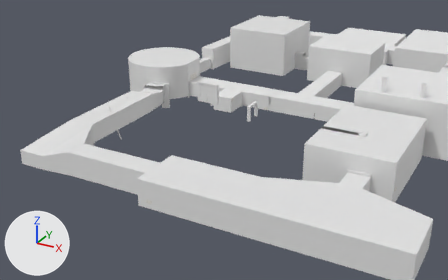
One commit to the Blender file Assets/Scenes/Asylum.blend: the scene before it, then after it.
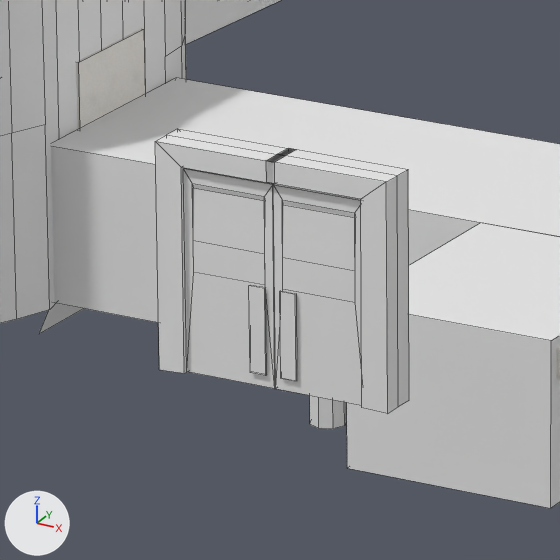
Each version is shown from a 50 mm camera at (62.9, -119.6, 48.1) aimed at (9.5, -22.5, -0.4), then close up on the part from 41% to 52% of the width and 25% to 42% of the height. Lighting does not change. The marker at lower left points along +X, +Y and +Z. The close-ups show mesh edges as thin lines.

Objects in the first close-up: 'ARCH.004', 'Cube.001', 'Cylinder', 'Cylinder.001', 'Cylinder.002', 'DoubleDoors_Door1', 'DoubleDoors_Door1.001', 'VENT.002'.
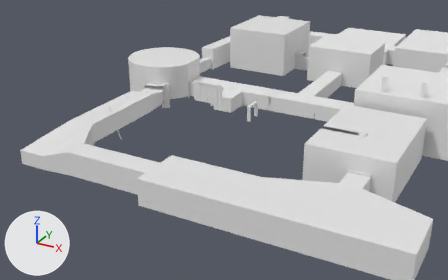
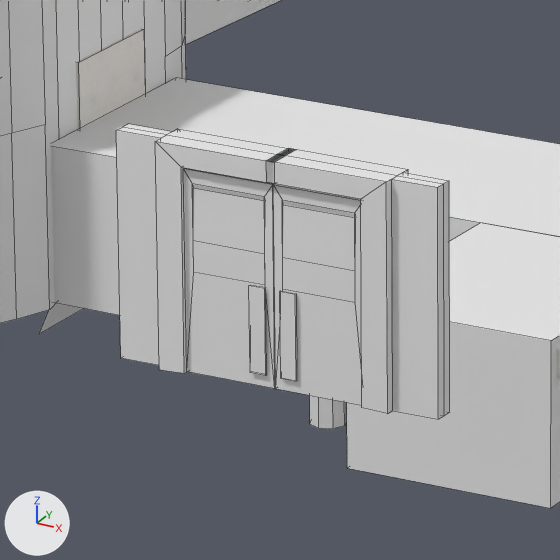
Location of each change, (x1, y1, x2, y2) in pixels of the close-ups (560 x 560 px):
'ARCH.004', reshaped (31% wider)
    before: (155, 129, 409, 414)
    after: (116, 124, 450, 419)
part 1 of me_cube_009, built on
    before: (386, 170, 409, 413)
    after: (116, 124, 450, 419)

What changed in the scene script:
```text
Change me_cube_009:
    where me_cube_009.from_pydata(...)  # 12 vertices, 7 faces; spans x 0.0..0.36, y -0.08..2.19, z -2.34..1.67
    used by ob_arch_004; location = (4.98, -20.78, 8.35); rotation_euler = (0.0, 0.0, -1.571), in degrees (0, 0, -90)
    verts and faces of me_cube_009; kept vertices keep their numbers, new ones are numbered from 12
    before: 0 (0.36, 2.19, -2.34) at pixel (387, 413), 1 (0.36, 2.19, 1.67) at pixel (386, 181), 4 (0.0, 2.19, -2.34) at pixel (398, 406), 5 (0.0, 2.19, 1.67) at pixel (397, 175)
    me_cube_009 part 1
    add delete_faces([(0, 4, 5, 1)])
    add verts[12] = (0.0, 2.19, -2.34)
    add verts[13] = (0.0, 2.19, 1.67)  # pixel (397, 175)
    add verts[14] = (0.0, 3.05, -2.34)  # pixel (443, 415)
    add verts[15] = (0.0, 3.05, 1.67)  # pixel (443, 183)
    add for new, old in zip([*range(16, 20)], [*range(12, 16)]): verts[new] = verts[old] + (0.19, 0.0, 0.0)
    add faces += [(0, 4, 12, 16), (16, 18, 19, 17), (0, 16, 17, 1), (1, 17, 13, 5), (14, 15, 19, 18), (12, 14, 18, 16)]
    add faces += [(13, 17, 19, 15)]
```
